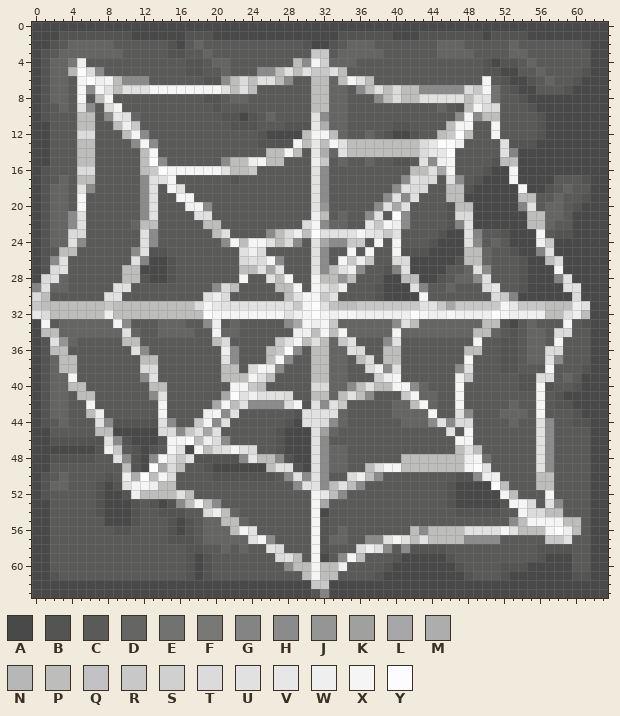
Pixel-art sprite, stored at textures/enemy.png. The first picture shows the starting point.
The file is 64x64 pixels. Colours within 5 levels of each other are drawn and written as one.
Palette (. is transparent): A #494949  B #545453  C #5a5a59  D #656563  E #727271  F #787877  G #848484  H #8b8b8b  J #959595  K #a0a09f  L #a7a7a7  M #adadad  N #b7b7b7  P #bdbdbc  Q #c2c2c2  R #c8c8c8  S #d0d0d0  T #dbdbdb  U #e1e1e1  V #e7e7e7  W #efefef  X #f5f5f5  Y #fcfcfc
Pixels before (only the part around the change), first column x 0:
 0 AAAAAAAAAAAAAAAAAAAAAAAAAAAAAAAAAAAAAAAAAAAAAAAAAAAAAAAAAAAAAAAA
 1 AAABBBBBBBBAAAAAABBBAAAAAAAAAAAAAABBBBBBAAABBBBBBBABBBBAAAAAAAAA
 2 AABCDDDDDCCCCCCBACDCCCCCCCCCCCBAABCDDDCCCCCCCDDDCCCCCDCCCCCCCBAA
 3 ABCDDDDDDDCCCCCBBCCDCCCCCCCCCCCRRCDDDDDCCCCCCDDDDCCCCDDCCCCCCCAA
 4 ABDDFWCCCCCCCCCCCBBCDDCCCCCCCPHXSDDDCCCCCCCCCCCCCCBABBCDCCCCCCAA
 5 ABDDNYTHCCCCCCCCCBBCCDCCCHHPUPURRUPCCCCCCCCCCCCCCCBBAACCDCCCCBAA
 6 ABDDCXYWXPHHHCCCCCCBBHPTPUUPHCCPPDPXUPCCCCCCCCCCCCXCBAABCDCCBAAA
 7 ABDDCXHXUPUUUXXXXXXXXUPUPCCCCCCPPDDCHPUPTPPHHHHHTRXECBAACCCBAAAA
 8 ABDDCXCPXCCCCCCCCCCBBCDDCCCCCCCPPDDCCCHPTPPUUUUUPUUECCBAAAAAAAAA
 9 ABCDCUHCTXCCCCCCCCCCBCCCCCCCCCCPPDDCCCCCCCCCCDCBPXTTCCCBAAAAAAAA
10 ABCCCPPCHVUDCCCCCCCCCBBABCDCCCCUHDDCCCCCCCCCCCCHXHPPCCCCBAAAAAAA
11 AACCCPPCCPWRCCCCCCCCCCBBBCCCBBBVMDDCCCCCBBCCCCPXXCCXCCCCBAAAAAAA
12 AACCCTTCCCPXHCCCCCCCCCCCCBAAAAPXXPDCCDCBAABCCPRYPCCXCCCCBAAAAAAA
13 AACCCPPCCCCHXHCCCCCCCCCCCBBBBXPVPXUPPPPPPPPTVYYWCCCCUBBBAAAAAAAA
14 AACCCPPCCCCCPXCCCCCCCCCCCCPPXPCVMDUPPPPPPPPTVVYCCCCCUGAAAAAAAAAA
15 AACCCPPCCCCCPYHCCCCCCHPPWXPPCCCWRCDCCDCCBBCUHWXCCCCBPPAAAAAAAAAA
16 ABCCCTTCCCCCPRYXXXXXXUPPRCCCCCCUHCCCCCCCCCPPULXCCCBAAXAAAAAAAAAA
17 ABCDCPPCCCCCHUUXCCCCCCBCCCCCCCCUHCCCCCCCCHUTTCUHCBAAAXAAAACCCBAA
18 ABDDCUHCCCCCHUCXUCCCCCCCCCCCCCCUHCCCCCCCHUTTCCPPBAAAAAXAABCDCCAA
19 ABDDCXCCCCCCHUCCXXCCCCCCCCCCCCCUHCCCCCCHUHUCCCPPAAAAAAPPCCDCCBAA
20 ABDDCXCCCCCCHUCCCWXHCCCCCCCCCCCUJCCCCCHULUCCCCBPPAAAAAGUCDDCBAAA
21 ABDDHUCCCCCCHUCCCCUUCCCCCCCCCCCWPCDCCHUCYHCCCCBTTAAAAAAPPDDCAAAA
22 ABDDHUCCCCCDPPCCCCCPPCCCCCCCCCTXHDDCCVRXWHCCCCBGUAAAAAAPPDCCAAAA
23 ABDDTTCCCCCCUHCCCCCCPUCCCCHPTWPYUUUUXVURUCCCCBAAUGCCBAAAXCBBAAAA
24 ABDDUHCCCCCCUHCCCCCCCHXPXXUPTHCULHHRRCXCXCCCBAAAUHCDCAAAWRAAAAAA
25 ABCPPCCCCCCHUBBCCCCCCCCUWTCCCCCUHCCXCXCCXBBBAAAAPPDCCBAAGUAAAAAA
26 ABHUCCCCCCCUGAABCCCCCCCTUTXHCCCUHCXRWRCCTTAAAAABPPDCCCBAAPTAAAAA
27 ABTUCCCCCCPPAAABCCCCCCCPPULUCCCUHPUWHCCBGUAAAACCDUHCCCBAAAXAAAAA
28 ATUDCCCCCCPPBAABCCCCCCCXCCUPXCCXPPJPCCCAAPPAABCDDHUCCCBAAAGUAAAA
29 GUDDCCCCCUUCCCCCCCCCHTPCCCCPPXCXUSWCCCBAAAUGCCDCCCTVCCBAAAAUUAAA
30 TPCCCCCCUUCCCCCCCCCUWTCCCCCCPUXXRUCCCCBAAAAXCCCCCCCTRGAAAAAATAAA
31 RPPPPPPPRPPPPPPPPPTXVUUUUUUUURXYUQPPRRRRRRRUURLRRRRRXVRRRPPPWUAA
32 VTPPPPPPWPPPPPPPPPPYXXXXXXXXUWXYXWXXWWWWWWYXWWXWWWWYXWWWWPPUWPAA
33 AXCDDDDDDXHCCCDDDCCHWCDCCCCCHLXWXRDDDDDDHUPDDDDDDDPPBACDCCCXCBAA
34 APPDDDDDDDUDCCDDDDCCXDDCCCCCCWWPXPXDDDDDXDDDDDDDDPPDCBCDDCTTCCAA
35 ABUJDCCCCCPPCCCCCCCCPTCCCCCRUXPUPDRUCCCHUCCCCCCCCXCCBBCDDCXCCCAA
36 ABPPCCCCCCCUHCCCCCCCCWHCCCPRYHCPPDDUTCCPPCCCCCCCPPCCBBCDDTTCCCAA
37 ABDPPCCCCCCCPPCCCCCCCUHCCCPXHCCPPDDCPTCPPCCCCCCCXCCCBBCDDUHCCCAA
38 ABDPPCCCCCCCTTCCCCCCCPPCTXWHCCCPPDDCCTWHUCCCCCCHUCCCBBCCCXCCCBAA
39 ABDDXCCCCCCCHUCCCCCCCPPPXUPCCCCPPDDCCCSWXCCCCCCWRCCCCCBBTTCDCAAA
40 ABDDPPCCCCCCCPPCCCCCCCXXRPCCCCCTTDDHPUPPXXHDCCCXCCCCCCBBXBCCBAAA
41 ABDDCPPCCCCCCHUCCCCCCLYUWUUUTCCPPDPUPHCCCRXDDCCXCCCCCCCCXCBAAAAA
42 ABDDCCXCCCCCCCXCCCCCLXPUHHHHTXBUHURCCCCCDDPXDCCXCCCCCDCCXCBBAAAA
43 ABDDCCPWCCCCCCXCCCCWXHUCCCCCCBUUUUDCCCCCDDDDXCCUHCCCDDDCXCCCBAAA
44 ABCDCCCUHBBBBBUHCCRXHUCCCCCCBAUUTHDCCCCCCDDDHUHTTCCCCDCCUHCCBBAA
45 AACCCCCPPAAAAATTHRULUCCCCCCBAAAUKDCCCCCCCCCCCCUCXCCCCCCCUHCCCCAA
46 AABBBBBBUHBAAABXXYPWTHCCCCCBAAAUHCCCCCCCCCCCCCCXXCCCCCCCUHCCCCAA
47 AAAAAAABWRCBABCXUAXPTUXUTCCBAAAUHDDCCCCCCCCCCCCPUPCCCCCCUHCCCCAA
48 AABBBBBCCUHBAHXURUBBBBBHVPPHBAAUHDDCCCCCCPPPPPPPWXECCCCCUHCCCCAA
49 AACCCCCCCCPBAYLTPCCBAAAAAAPUUBAUHDDCCPUXXPPPPPPPXYUCCCCCUHCCCCAA
50 ABCDCCCCBCWMYPXTCCCCBBBBBBBCHUHUHCCTWPHCCCCCCCCBBHWWCCCCPPCCCCAA
51 ABDDCCCBABUXXWPPCCCCCCCCCCCCCHUUHPUPHCCCCCCCCCBAAAAYPCCCPPCCCCAA
52 ABCCCCCBAABWPPPPUPCCCCCCCCCCCCCXVPHCCCCCCCCCCCBAAAAAXPCCCXCCCCAA
53 AACCCCCBAAABCBABHPXPHCCCCCCCCCCXLCCCCCCCCCCCCCBAAAAABXXTCUHCCCAA
54 AACCCCCBAAABCCBBBCCTWPDCCCCCCCCXACCCCCCCCCCCCCCBBBBBCCXTTPPCCCAA
55 AACCCCCCAAABCCCBABCDDPPDCCCCCCCXBCCCCCCCCCCCCCCCCCCCCHPXXXXPPCAA
56 AACCCCCCCBBCCCCBABCDDDPXUCCCCCCXBCDCCCCCCCPHPPPPUUUUXUPPPXYWPCAA
57 AACCCCCCCCCCCCCBBBCDDDDDUXHCCCCXBDDCCHHUXUPUPPPPHHHHCCCCCRRUCCAA
58 AACCCCCCCCCCCCCCCBBCCDCDCCUTCCCXBCCCTWUHCHBBBBCCCCCCCCCCBBBBCCAA
59 AACCCCCCCCCCCCCCCBABCCCCCCCTUPCXACHXPCCCBAAAAABCCCCCCCCCBAAACCAA
60 AACCCCCCCCCCCCCCCBABCCCCCCCCHPPXPPWCCCCBAAAAAAABCCCCBBBAAAAACCAA
61 AABCCCCCCCCCCCCCCBABCCCCCCCCCCPXPPCCCCBAAAAAAAAABCCCBAAAAAAABBAA
62 AAAAAAAAAAAAAAAAAAAAAAAAAAAAAAARRAAAAAAAAAAAAAAAAAAAAAAAAAAAAAAA
63 AAAAAAAAAAAAAAAAAAAAAAAAAAAAAAABGAAAAAAAAAAAAAAAAAAAAAAAAAAAAAAA
The result:
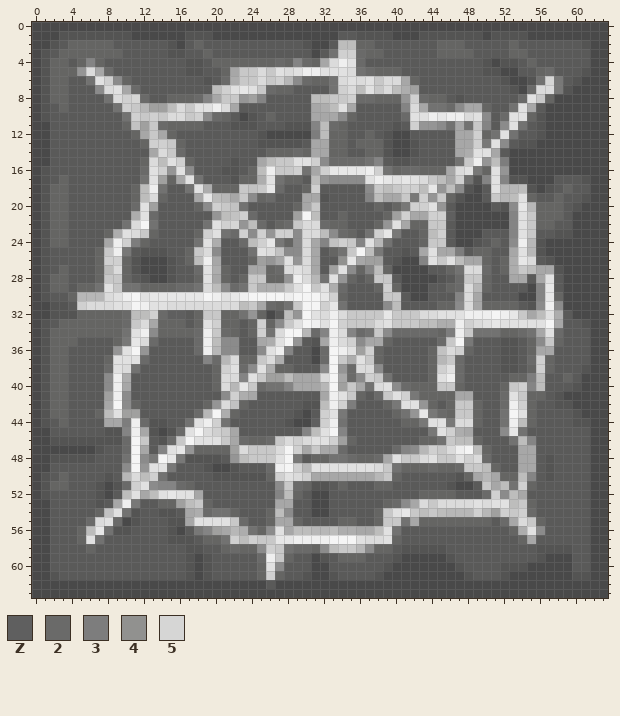
Colours new in this view: Z #5f5f5f  2 #6a6a69  3 #7d7d7d  4 #91918f  5 #d6d6d5
Log entry: remade enemy texture
Diff:
Changed rows in their new state; - is an unchanged pixel.
first column x 0:
 1 ----------------------------------CC--------------------------
 2 ---------------------------------CPP--------------------------
 3 -------------------------------ACESS2-------------------------
 4 ----CDGD--------------DDDDD2DG2DLTWU2-------------------------
 5 ----DJ-L2-------------LRRTRUTUWWU-UTE2DDD----------------2----
 6 -----CEUSHDCC-------C2MRRTRSNH2DDETUTURTTLD-------C-----E5F---
 7 -----CCHTUL2CCCCCCCCPSUVUR2DD--CCESTPURTPMKCCCCCCCCC---2TTF---
 8 -----C-CETS52--DDD2GLRRJKG-------RRS22DDDJS2DDCBCCCC--2URD----
 9 -----CC-CESRNKKPTRUUWTL--------LMPUL-----GTLEE2HLLDC-EULC-----
10 -----CC-CCESRSRTTRSH2DC--------LLLHD-----2UUWVWWTUHC2UUD------
11 -----CC--CDQKR2DDDD------------GP2-------CSJJHELERGCHUE-------
12 -----CC---CDLRLD--------------A3PD--------C--CCLLSDEUE--------
13 -----CC----CDSSRD------------BCLLDDCDDDBAABCCCCLLSFUHC--------
14 -----CC-----CLTR2---------DDD2DLL-DCCDDBAABCCCCLMUULCA--------
15 -----CC-----DTPUSD---CBCCL-RRUUSH2222EG----CCCCERWJP3A--------
16 -----CC-----2USJUHCCCBBCDPWRRSELSVVVVWSED22DDDLTUFDUJA--------
17 -----CC-----E-KDLUE----DDMUEDD-PJHHHHUWVUV--RPLSE-GUGBB-------
18 -----CC----DPWECCEUMDDDRQRV2--DSC----HRPRSSPVJ-H--CUNNPB------
19 -----C-----DPTD-CCLVPNLRHD2---LLB----GPLLRFSJRDB--CRNPUD------
20 -----C-----2UK---CD-SRQE-----DLRC-----DCDFSSUJCAA--CBHVND-----
21 ----CC-----MU2----CCJPQS2----KXPC----CCDKSLLSSZAA----GURD-----
22 ----CC----ETXE-----EUS5JP2-D2R-T2----CDJULDDRRCAA----GURD-----
23 ----CC--DMUTRD----DSUE2SHSJSSHTTPH2DCESVF--DPSC-AA--CGURC-----
24 ----CC--LWS3DC----EUMCC2PSVFD-TLGQS-GUNEC--DRRC-AB---HWNBA----
25 ---CC--DRWFCB----DRTH--CEUTQHHTLCDERXPF-C-CLULL3CD---LUNBA----
26 --CC---DSSDBA----DPWL--CDKJLUJTLC-4VLKK-BA-GURUPLL--DMVTCBA---
27 --CD---DPTDB------2UMD-CLLD2TUTLCK-HDGPDAA--CCDETT2-DMRPLLB---
28 -BD----DRRDC------DULD-DRRDDJWTNEU-D-DRRCAA----2RRD--LLCLUCA--
29 AB---DDEUREEDDDD22ETPH2ERMMMRUXR-M2---DSD-AA---2TNDC--C-GVCAA-
30 AB--DNNNT-WXUVVVVVVX-UVWXXXXWX--VSD---CRRC-A---GTL-CCC--GVD-A-
31 AABBCSTTTUUXWUUTTT-TTTTPRL2DE--XSVECCCCHPCCCCDDHTLDDDDCBHWHAAA
32 AABBBDDDDD2--S2ZZCDRRDDEJDACPJ-UT-TRRRRVRRRTTUUU---XWVRLPUMCAA
33 -B-------D2RTL----DUSD--DSDHRU--UXSRRRTURRRPPMMWSTUVUUUUUXLC--
34 -BD-------EUWH----2WR2--DSETXXN2GWTG2ERH22222-3WREEEDD2ELU2C--
35 --DD-----DFVT2----2W-HH--LMUXJCBLWTSHLLDC----2RXFC------HRD---
36 --DD-----JUXJ-----2WNH---HUWGC-A2XW-KSDCC---DQTSDC------LLC---
37 ---DC---DUUU2C-----G2NTDDRTMC--A2XRMURDCC---DNR2C------2SDC---
38 ---DC---2UTECC------DSU2HUMDD--CHXJ2T-HCC---DSU2C------DSD----
39 ----C---HWM-CC------DTTGURKKPLLLTXL2HSREC---DUW2C----DD3PC----
40 ----CC--HWL--CC-----DTNV-2EEGLLLNXKRLETUH2D-DRRD----DRSGPC----
41 -----CC-KWH--CC------HSMLCCCC--CLWURDC2RUSF--DDLL---2URDD-----
42 ------C-LXHD--C----DJTQDCCCCCC-BPWS3---DFUUJ--DRRD--2WSDC-----
43 ------CDPUKK--C---2N-MD-------ACS-F------EJVF2DRRD--EXUDC-----
44 -------CLL3W2-BC-EUWSE--------AZSWE--------FU-F--D--EWPDCC----
45 -------CBBGWLBAB2UXTSRL----CCCGPUXG---------FUSML---HVE-CC----
46 --------BB2XRC-2RXUUURL2DD2RTST-USKD-------DDERPPD---EPGCC----
47 --------CC2XLCGUVJDDDDKTRRRTXSLRLL2-----2GHNSRTWX-D---LLCC----
48 ---------CEXHF-VFB---CJPRRRUXFCDDEE2DD2LURRTURRUST2---LLCB----
49 ----------HXJUUFC-----BCCC2WXSN-UUUUUUTREDDD2DD2RRPD--LLCB----
50 ----------NTPSEC----------DSUTSLLLLLLLNRD-------DLNLDDPGCB----
51 ----------2SUHGG2D---------HR2DBBCDCC-DD---------CRL-ESDCC----
52 ---------CPUL-UV-UL--------GPD-AACC--------DDDDCCC2SH-L--C----
53 --------CLWF-CDDK-RDC------LL--AA------D2HLTRTTTTUTUUPRD-CC---
54 -------DQUE-----CLM2EE----DPH--A------DRUVRPRPNNNSNKSRS2CCC---
55 ------2TU2------BLUUUUR2--DLLD-CC-DD--DRRELDDDDDDDD-2LTRDCCCC-
56 -----DPVE--------CFGKLNMEDHULPPNNPMMLLPUE-CCCCCCCCCCCDMUHCCCC-
57 -----DUE-------------ESPSRRVVWWWWXXXUTT-DCCCCCCCCCCC--DL-CCC--
58 ------D---------------2-DHSRE22DHPRRNHDD-B--------------------
59 -------------------------2WRDC-AB-DDD-------------------------
60 -------------------------DUHCCCAACC---------------------------
61 -------------------------DSD--BAAB----------------------------
62 --------------------------C----AA-----------------------------
63 -------------------------------AA-----------------------------
